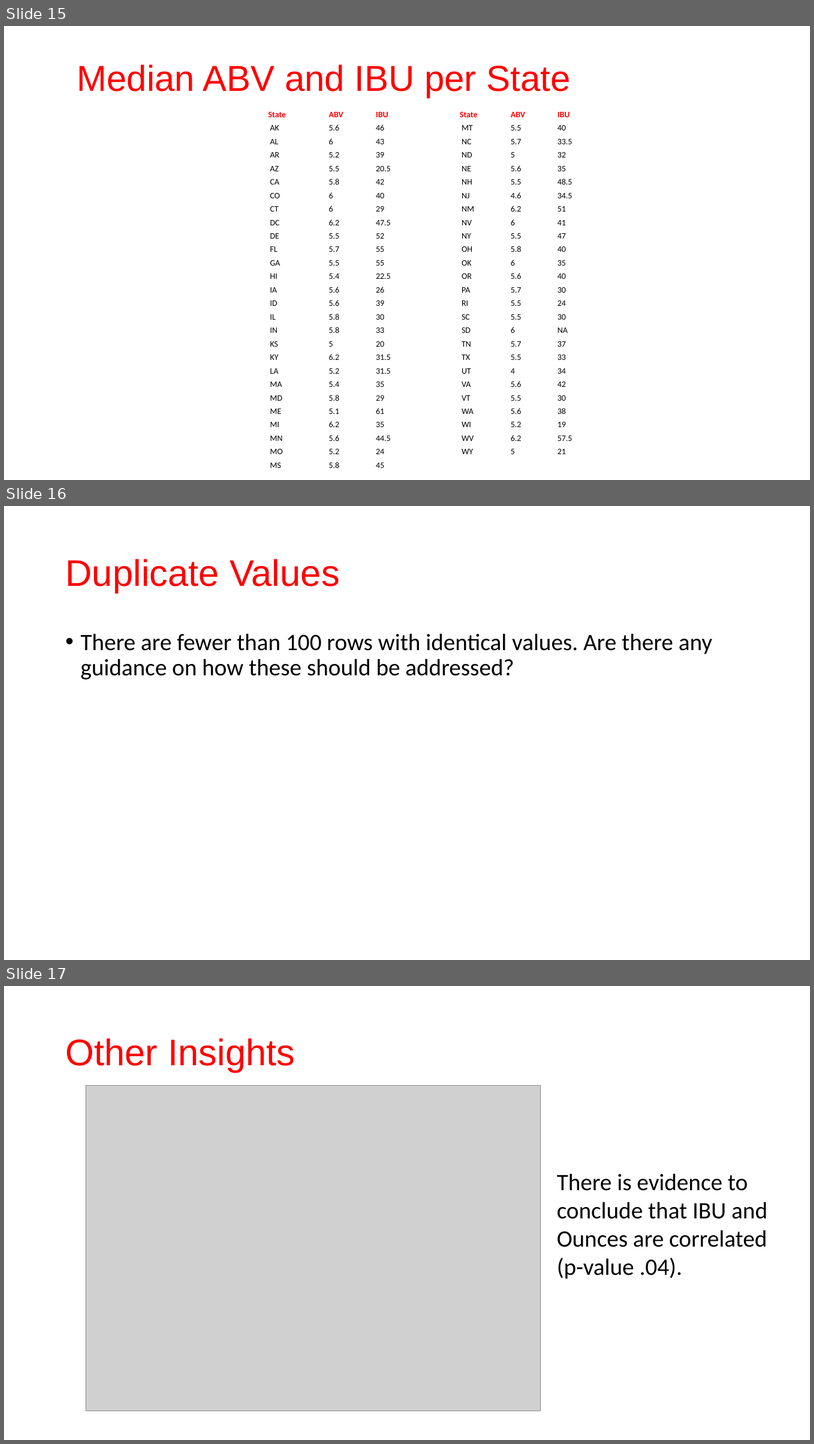
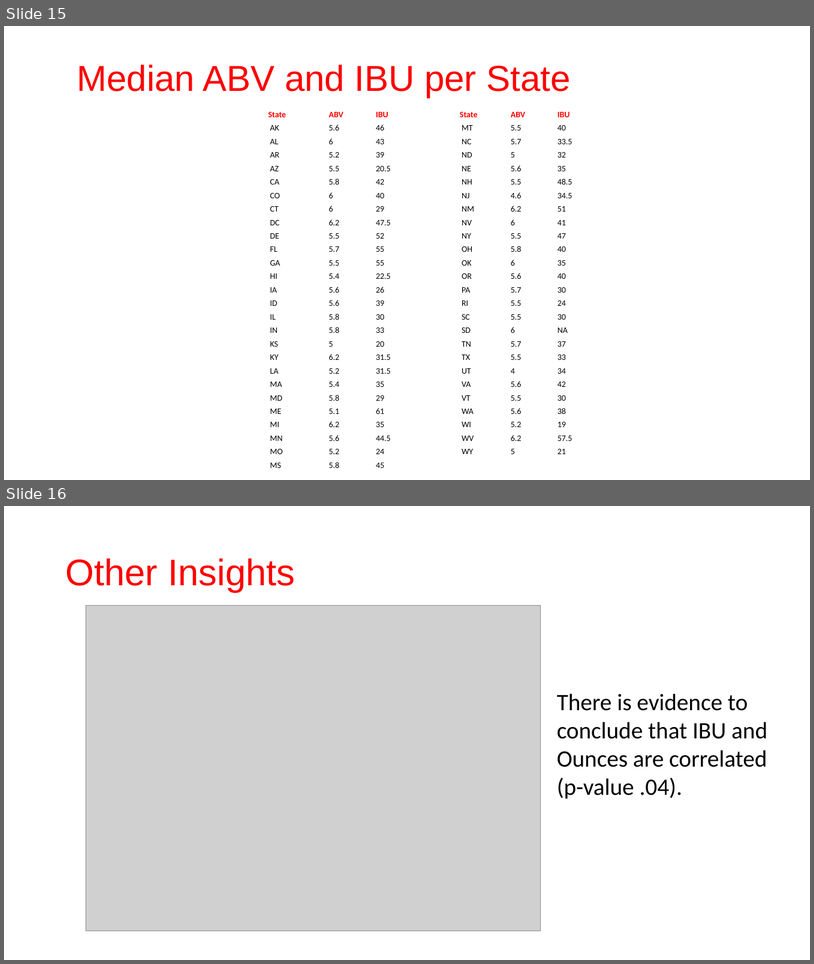
Before and after one commit to ajasserme/MSDS-6306-Doing-Data-Science---Case-Study-01, a slide deck: Budweiser Analysis.pptx. Shown one above the other, each under a label of ours: slides 15, 16 and 17 before the commit, slides 15 and 16 after it. The pictures are 814x1444 and 814x964 pixels, drawn with LibreOffice and Linux fonts; fonts in the diff are those of the drawing; grey boxes stand for pictures. Boxes give left, top, right and bottom in pixels: in the first picture for what was removed or moved away, otherwise in the second. Text is boxed around its words. In the diff, an @@ line names an element or a change of style, - is before the commit and + after.

```diff
--- a/Budweiser Analysis.pptx
+++ b/Budweiser Analysis.pptx
@@ slide 16 removed at (x1=4, y1=506, x2=810, y2=960), background #FFFFFF @@
@@ title removed at (x1=65, y1=559, x2=340, y2=593) @@
-Duplicate Values
@@ text removed at (x1=81, y1=633, x2=713, y2=679) @@
-• There are fewer than 100 rows with identical values. Are there any guidance on how these should be addressed?
@@ what was slide 17 is now slide 16 @@
```
Also in this commit, not shown: 1 slide changed.
